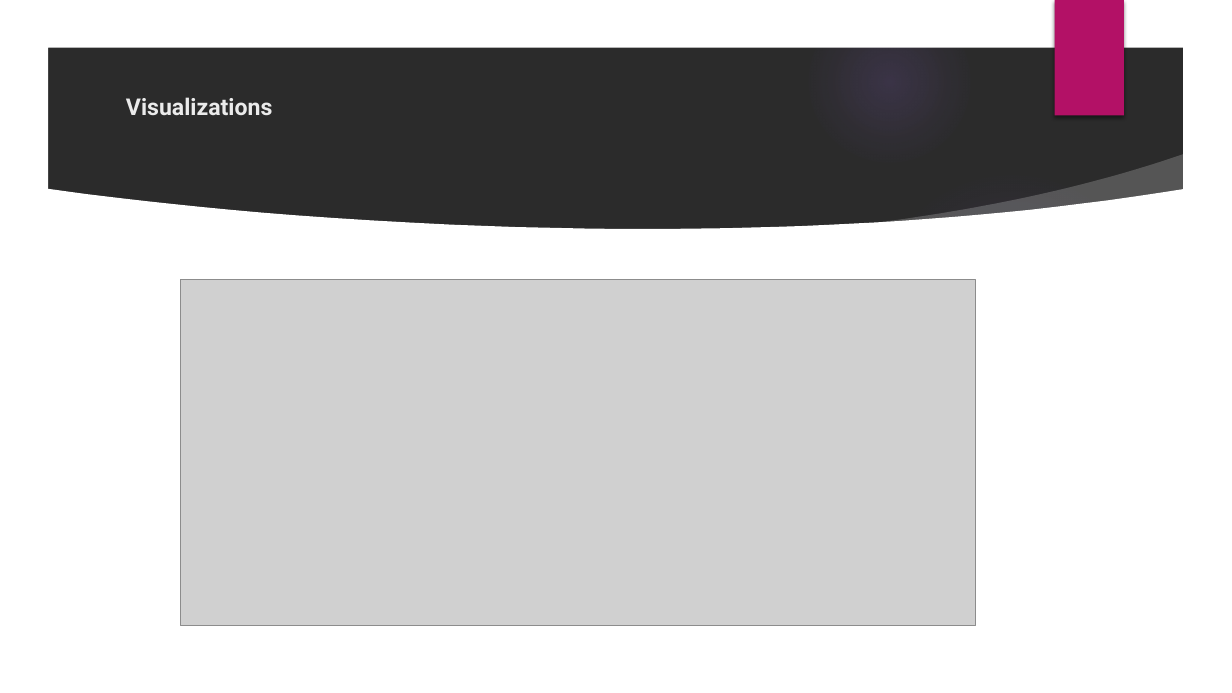
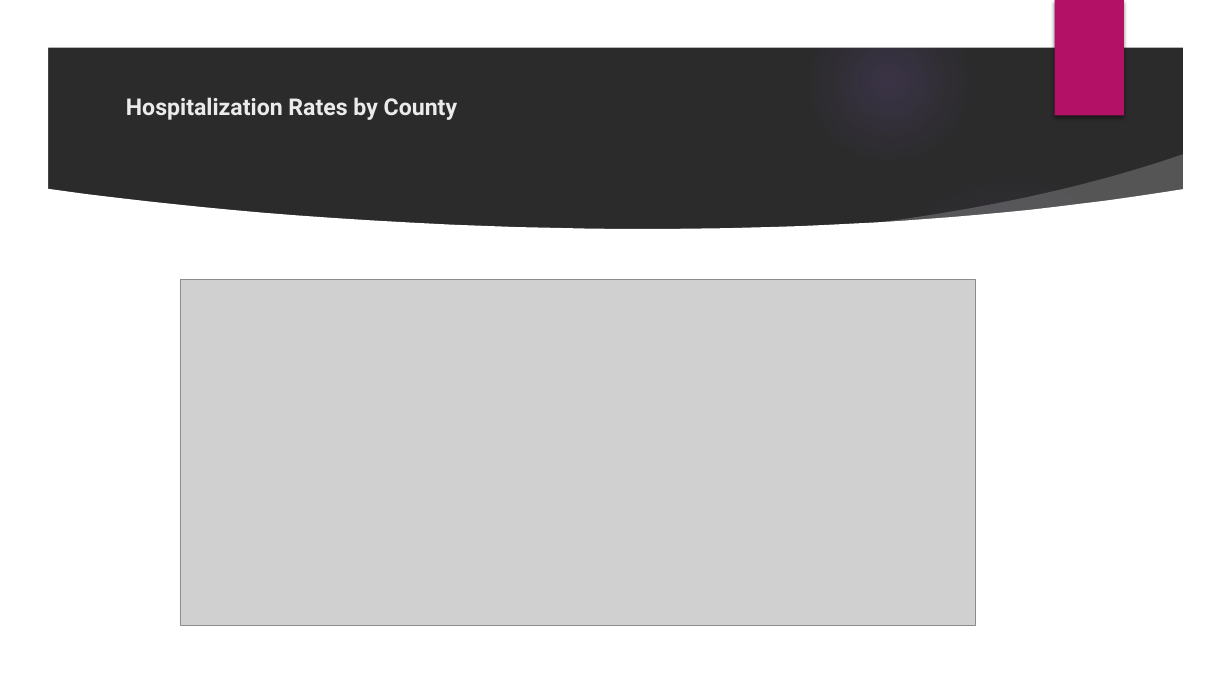
Before and after one commit to tamyalouis/Project_3, a slide deck: slide 9 of Project_3_Presentation.pptx. Drawn at 1232x693 pixels with LibreOffice and Linux fonts; fonts in the diff are those of the drawing; grey boxes stand for pictures; background and template pictures are left out; a plain dark background stands for a picture behind light text. Boxes give left, top, right and bottom in pixels: in the first picture for what was removed or moved away, otherwise in the second. Text is boxed around its words. In the diff, an @@ line names an element or a change of style, - is before the commit and + after.

```diff
--- a/Project_3_Presentation.pptx
+++ b/Project_3_Presentation.pptx
@@ title at [126, 97, 457, 120]: text changed @@
-Visualizations
+Hospitalization Rates by County
```
Also in this commit, not shown: 1 other slide changed.
